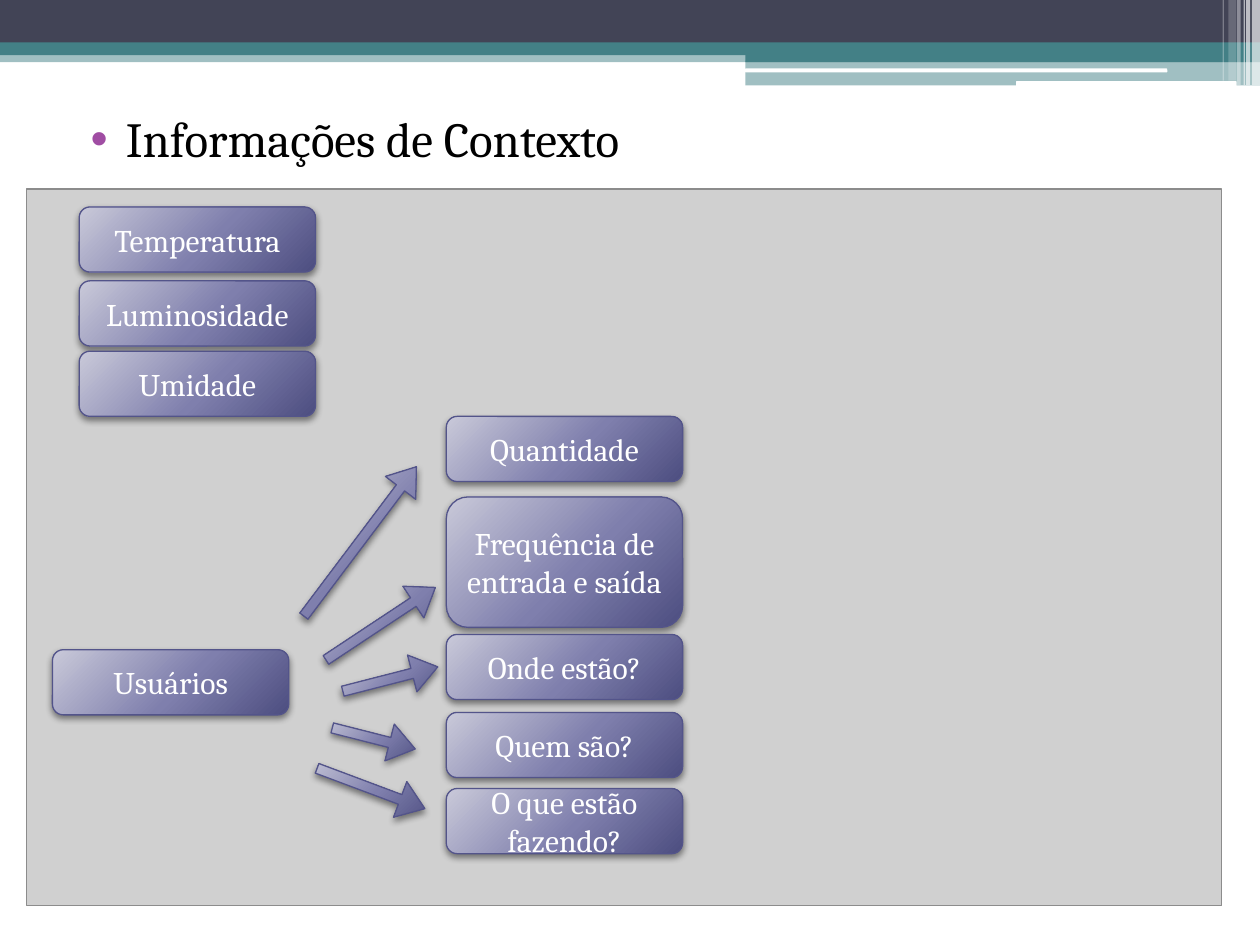
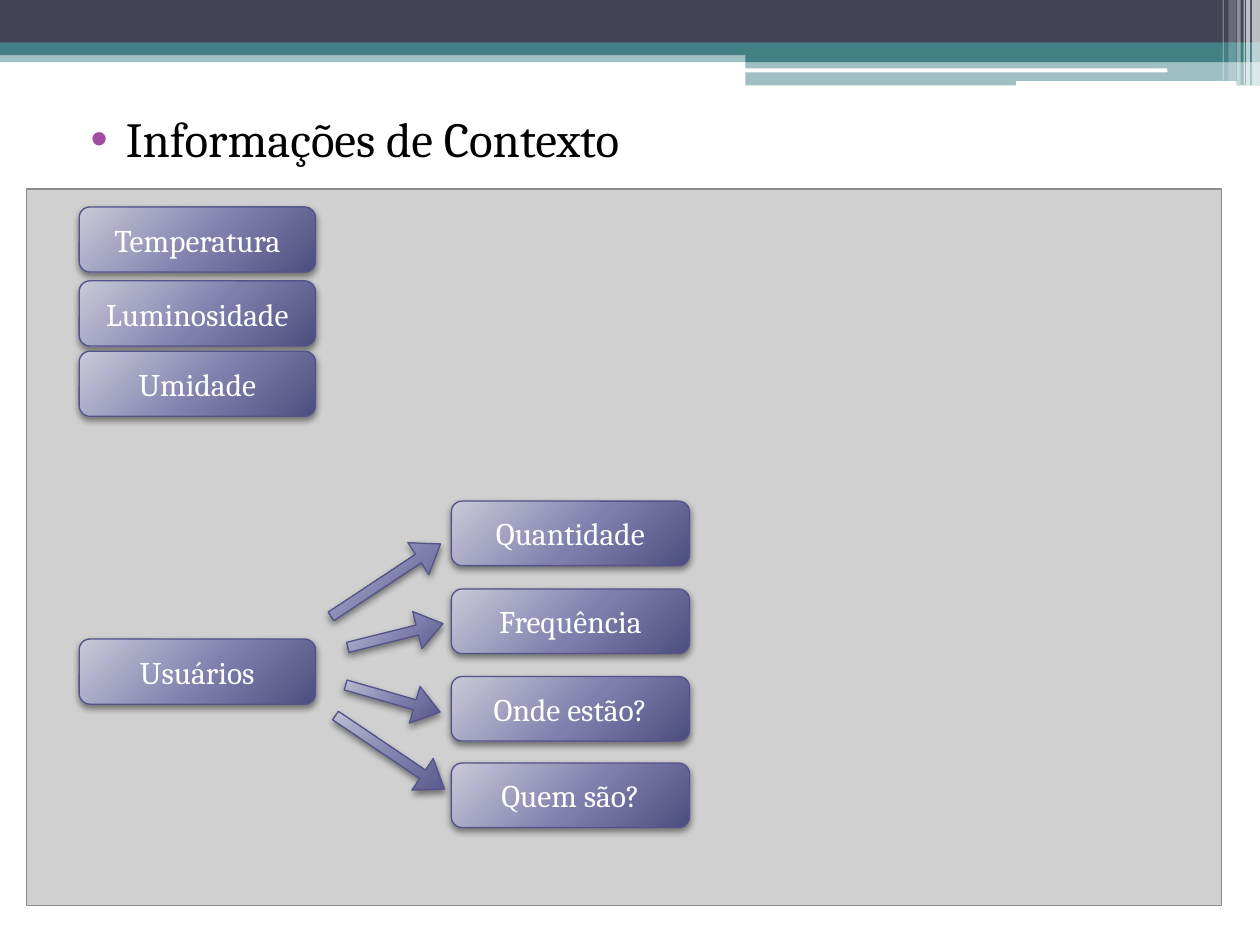
Before and after one commit to talesporto/Artigo-TRUE-SBCUP, a slide deck: slide 3 of apresentacao/ApresentacaoSBCUP.pptx. Drawn at 1260x945 pixels with LibreOffice and Linux fonts; fonts in the diff are those of the drawing; grey boxes stand for pictures. Boxes give left, top, right and bottom in pixels: in the first picture for what was removed or moved away, otherwise in the second. Text is boxed around its words. In the diff, an @@ line names an element or a change of style, - is before the commit and + after.

```diff
--- a/apresentacao/ApresentacaoSBCUP.pptx
+++ b/apresentacao/ApresentacaoSBCUP.pptx
@@ right arrow removed at [289,456,432,628] @@
@@ rounded rectangle "Quantidade": place and size @@
-rounded rectangle "Quantidade" at [446,416,683,481]
+rounded rectangle "Quantidade" at [451,501,689,566]
@@ right arrow: place and size @@
-right arrow at [315,572,446,676]
+right arrow at [320,528,451,632]
@@ rounded rectangle "Frequência": place and size @@
-rounded rectangle "Frequência" at [446,496,683,627]
+rounded rectangle "Frequência" at [451,590,689,654]
@@ right arrow: place and size @@
-right arrow at [338,649,443,710]
+right arrow at [343,605,448,665]
@@ text in rounded rectangle at [499,611,641,641]: text changed @@
-Frequência de entrada e saída
+Frequência
@@ rounded rectangle "Usuários": place and size @@
-rounded rectangle "Usuários" at [53,650,290,716]
+rounded rectangle "Usuários" at [79,639,316,704]
@@ right arrow at [341,666,446,730]: rotation 14 to 16 degrees @@
@@ rounded rectangle "Onde estão?": place and size @@
-rounded rectangle "Onde estão?" at [446,635,683,701]
+rounded rectangle "Onde estão?" at [451,677,689,741]
@@ right arrow at [324,700,454,805]: rotation 20 to 34 degrees @@
@@ rounded rectangle "Quem são?": place and size @@
-rounded rectangle "Quem são?" at [446,712,683,777]
+rounded rectangle "Quem são?" at [451,764,689,828]
@@ rounded rectangle removed at [446,789,683,854] @@
-O que estão fazendo?
```
Also in this commit, not shown: 12 other slides changed, 7 other files.
